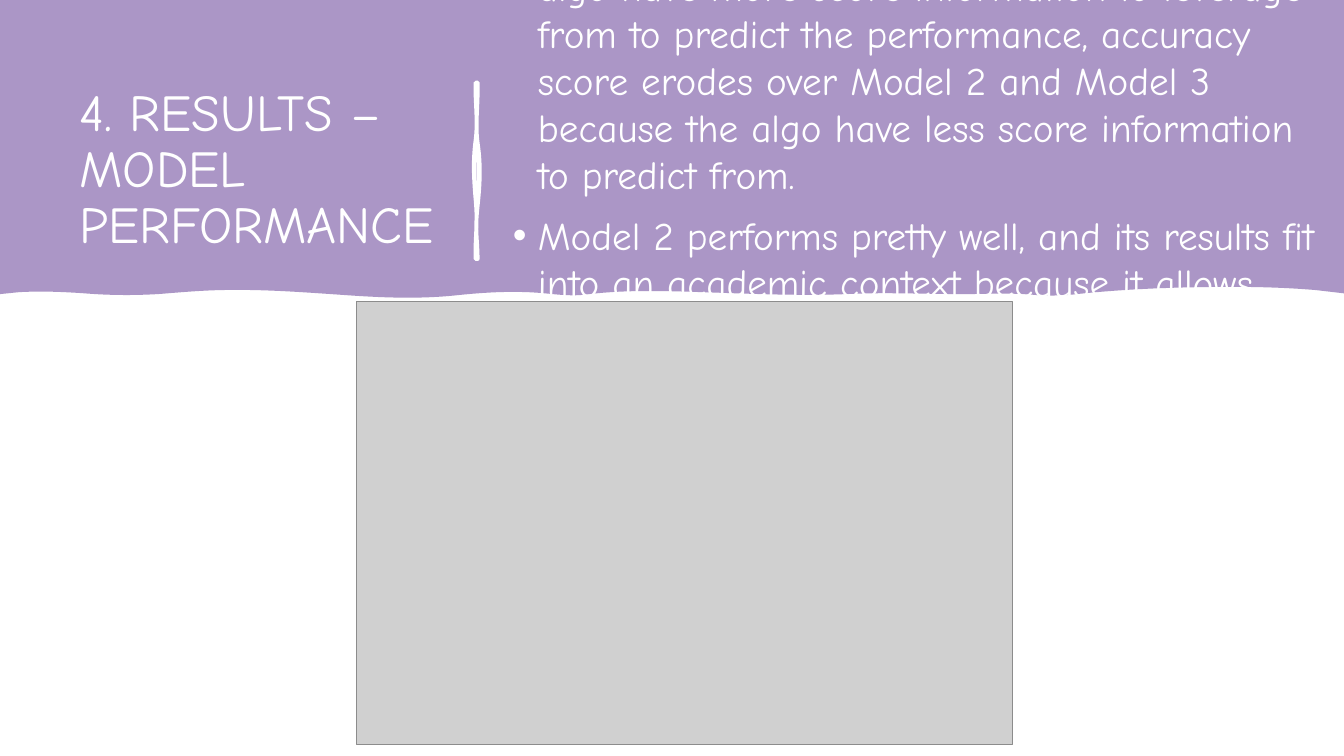
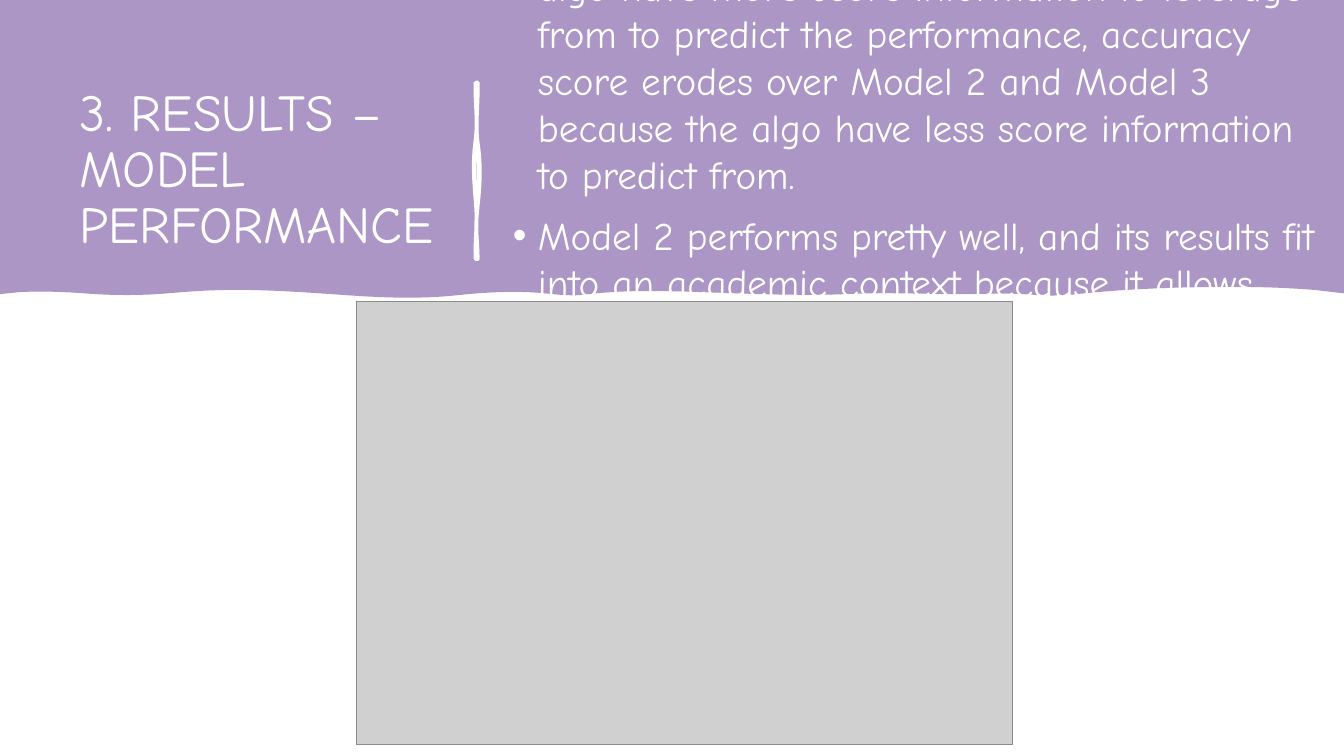
Before and after one commit to annieptba/data1030_project, a slide deck: slide 10 of reports/Final_Presentation_AnniePhan.pptx (slide 13 before the commit). Drawn at 1344x756 pixels with LibreOffice and Linux fonts; fonts in the diff are those of the drawing; grey boxes stand for pictures. Boxes give left, top, right and bottom in pixels: in the first picture for what was removed or moved away, otherwise in the second. Text is boxed around its words. In the diff, an @@ line names an element or a change of style, - is before the commit and + after.

```diff
--- a/reports/Final_Presentation_AnniePhan.pptx
+++ b/reports/Final_Presentation_AnniePhan.pptx
@@ title at bbox=[80, 96, 434, 243]: text changed @@
-4. RESULTS –MODEL PERFORMANCE
+3. RESULTS –MODEL PERFORMANCE
```
Also in this commit, not shown: 12 other slides changed, 3 slides removed, 3 other files.
